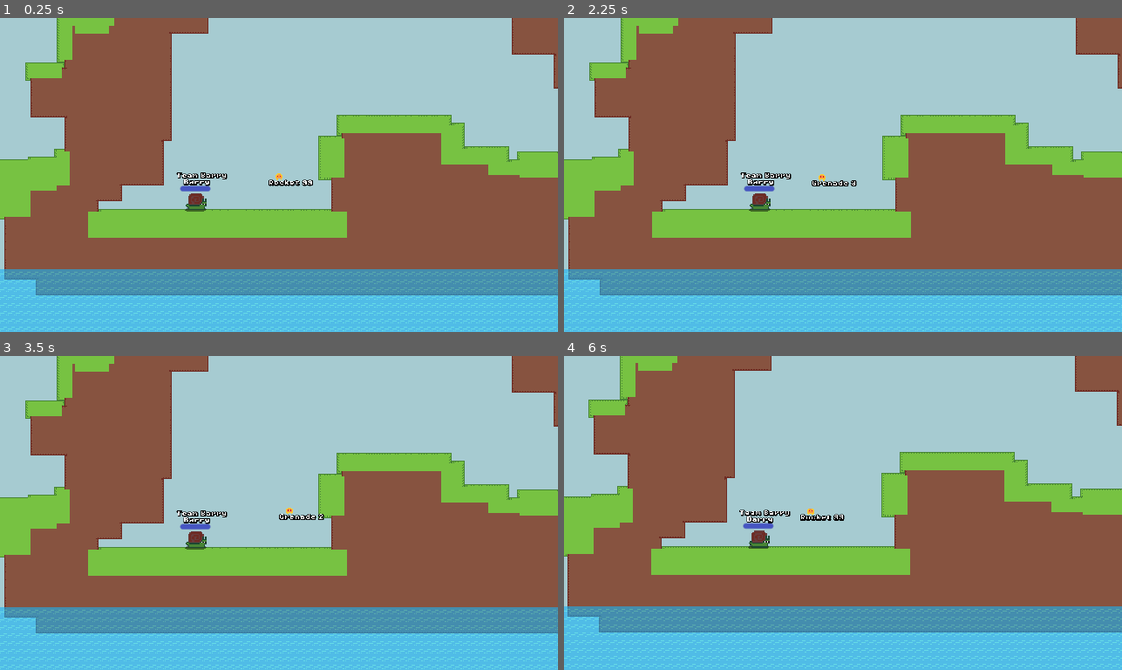
Above: before the commit, frames 1-4 (two rows, left to right).
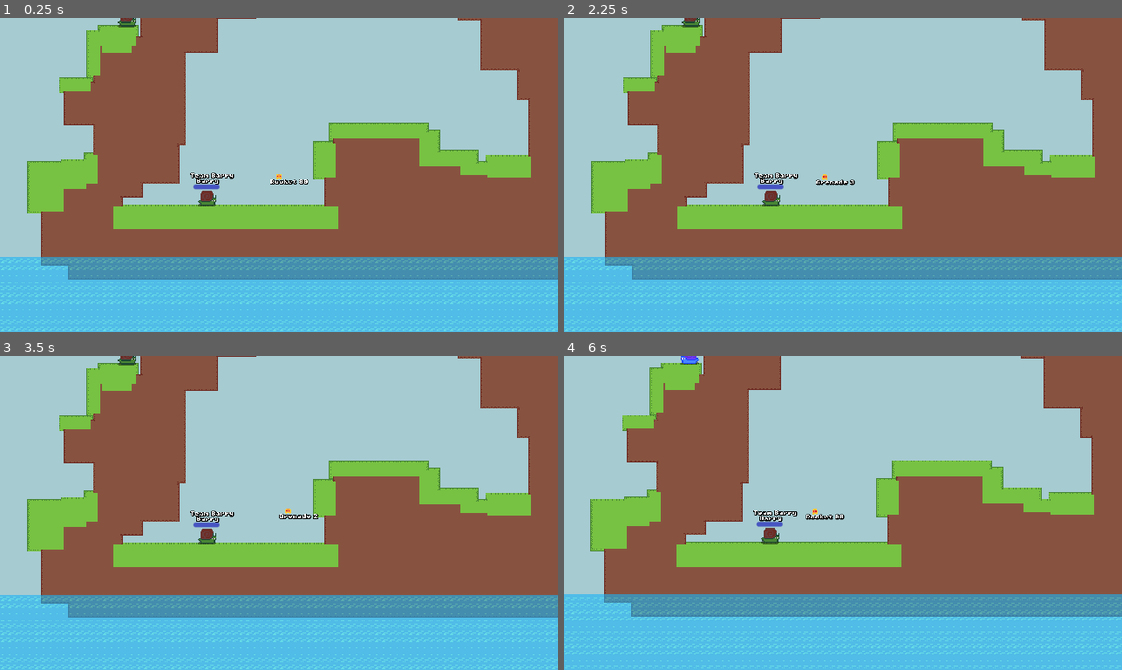
Above: after the commit, the same moments.

Repository: codingbanana21/Snail-Wars
Game: Godot game, scene res://scenes/game.tscn
Same seed, same stepped clock (60 frames per second), same inputs: the game is played once before the commit and once after it.
Inputs (mouse positions are in pixels of both pictures, inside the frame that each line leads up to):
- Up to frame 1 (0.25 s): no input
- Up to frame 2 (2.25 s): tap Enter (skip) at 0.5, 2 s; move the mouse to (870, 175) at 0.52 s; press the mouse at (870, 175) at 0.53 s; hold D (right) 0.53-2.03 s; tap W (jump) at 0.77, 1.52 s; tap Space at 1.25 s; move the mouse to (815, 175) at 1.27 s; release the mouse at (815, 175) at 1.28 s; tap Mouse wheel down (last_weapon) at 1.35 s; move the mouse to (854, 168) at 2.02 s; hold A (left) from 2.03 s (still down); tap Mouse wheel up (next_weapon) at 2.1 s
- Up to frame 3 (3.5 s): tap Space at 2.75 s; move the mouse to (273, 519) at 2.77 s; release A (left) at 2.78 s; hold D (right) from 2.78 s (still down); click (273, 519) at 2.85 s; tap W (jump) at 3.02 s
- Up to frame 4 (6 s): tap Enter (skip) at 3.5 s; move the mouse to (887, 516) at 3.52 s; tap Mouse wheel down (last_weapon) at 3.6, 5.85 s; tap W (jump) at 3.77, 4.52 s; tap Space at 4.25 s; move the mouse to (798, 509) at 4.27 s; release D (right) at 4.28 s; hold A (left) 4.28-5.03 s; tap Mouse wheel up (next_weapon) at 4.35 s; move the mouse to (848, 513) at 5.02 s; press the mouse at (848, 513) at 5.03 s; hold D (right) 5.03-5.78 s; move the mouse to (820, 506) at 5.77 s; release the mouse at (820, 506) at 5.78 s; hold A (left) from 5.78 s (still down)

The runs differ from the first frame. In frame 1, 30% of the frame differs, in the area x 0-100%, y 0-100%; in frame 2, 30%; in frame 3, 30%; in frame 4, 31%.

Commit message:
Change explosions

Diff:
--- a/project.godot
+++ b/project.godot
@@ -11,7 +11,7 @@
 [application]
 
 config/name="Snail Wars"
-config/tags=PackedStringArray("2d")
+config/tags=PackedStringArray("2d", "multplayer")
 run/main_scene="uid://dbu738lf8tcco"
 config/features=PackedStringArray("4.7", "Forward Plus")
 config/icon="res://icon.svg"
@@ -29,6 +29,10 @@
 window/stretch/mode="canvas_items"
 window/stretch/aspect="expand"
 window/stretch/scale_mode="integer"
+
+[global_group]
+
+Player=""
 
 [input]
 
--- /dev/null
+++ b/projectiles/destroyer_of_games.tscn
@@ -0,0 +1,15 @@
+[gd_scene format=3 uid="uid://bgoaxq3xrhblj"]
+
+[ext_resource type="PackedScene" uid="uid://cubfm8w8o5obj" path="res://projectiles/projectile.tscn" id="1_cudxu"]
+
+[node name="DestroyerOfGames" unique_id=791496552 instance=ExtResource("1_cudxu")]
+speed = 0.0
+projectile_gravity = 1000
+damage = 100.0
+knockback = 2500
+explosion_time = 10.0
+explosion_size = 30
+explosion_accuracy = 36.0
+projectile_hp = 5
+bounce = true
+spawn_at_mouse = true
--- a/projectiles/projectile.tscn
+++ b/projectiles/projectile.tscn
@@ -5,9 +5,6 @@
 
 [sub_resource type="RectangleShape2D" id="RectangleShape2D_7nr1q"]
 size = Vector2(15, 9)
-
-[sub_resource type="CircleShape2D" id="CircleShape2D_y514s"]
-radius = 5.0
 
 [node name="Projectile" type="CharacterBody2D" unique_id=791496552]
 collision_layer = 0
@@ -24,12 +21,6 @@
 [node name="CollisionShape2D" type="CollisionShape2D" parent="DetectBox" unique_id=1905896826]
 shape = SubResource("RectangleShape2D_7nr1q")
 
-[node name="HurtBox" type="Area2D" parent="." unique_id=410086607]
-
-[node name="CollisionShape2D" type="CollisionShape2D" parent="HurtBox" unique_id=1738411112]
-shape = SubResource("CircleShape2D_y514s")
-debug_color = Color(0.99692196, 0, 0.18626031, 0.41960785)
-
 [node name="ExplosionTimer" type="Timer" parent="." unique_id=1551289240]
 one_shot = true
 
--- a/scenes/mouse.tscn
+++ b/scenes/mouse.tscn
@@ -24,7 +24,7 @@
 one_shot = true
 
 [node name="Camera2D" type="Camera2D" parent="." unique_id=1976517052]
-zoom = Vector2(0.75, 0.75)
+zoom = Vector2(0.65, 0.65)
 position_smoothing_enabled = true
 position_smoothing_speed = 8.0
 drag_horizontal_enabled = true
--- a/scenes/player.tscn
+++ b/scenes/player.tscn
@@ -11,7 +11,7 @@
 [sub_resource type="RectangleShape2D" id="RectangleShape2D_lmkbq"]
 size = Vector2(12, 15)
 
-[node name="Player" type="CharacterBody2D" unique_id=1048355818]
+[node name="Player" type="CharacterBody2D" unique_id=1048355818 groups=["Player"]]
 scale = Vector2(2, 2)
 collision_layer = 3
 collision_mask = 3
--- a/scripts/player.gd
+++ b/scripts/player.gd
@@ -18,12 +18,12 @@
 const PLAYER_GRAVITY: float = 32.0
 
 var projectile_speed: float = 0.0
-var max_hp: int = 100
-var hp: int = max_hp
+var max_hp: float = 100.0
+var hp: float = max_hp
 var weapon: int = 0
 var dead: bool = false
 var dir: float
-var weapons_left: Array = [99,3,2,2,1,1,3]
+var weapons_left: Array[int] = [99,3,2,2,1,1,3]
 
 
 func _ready() -> void:
@@ -133,11 +133,11 @@
 	next_player_timer.start()
 
 
-func damage(damge: int):
+func damage(damge: float):
 	hp -= damge
 
 	var hit_damge: Label = load("res://scenes/hit_damage.tscn").instantiate()
-	hit_damge.text = str(damge)
+	hit_damge.text = str(int(damge))
 	add_child(hit_damge)
 
 
@@ -150,7 +150,7 @@
 		# Shake the screen
 		Mouse.shake()
 
-		var fall_damage = int((velocity.y - 600) / 25.0)
+		var fall_damage = (velocity.y - 600) / 25.0
 		damage(fall_damage)
 
 		if Globals.player_turn == player_number:
--- a/scripts/projectile.gd
+++ b/scripts/projectile.gd
@@ -2,12 +2,11 @@
 extends CharacterBody2D
 
 @onready var detect_box: Area2D = $DetectBox
-@onready var hurt_box: Area2D = $HurtBox
 @onready var explosion_timer: Timer = $ExplosionTimer
 
 @export var speed: float = 70.0
 @export var projectile_gravity: int = 600
-@export var damage: int = 50
+@export var damage: float = 50
 @export var knockback: int = 1000
 @export var explosion_time: float = 3.0
 @export var explosion_size: int = 16
@@ -19,7 +18,6 @@
 
 func _ready() -> void:
 	explosion_timer.start(explosion_time)
-	hurt_box.scale *= explosion_size
 
 	if spawn_at_mouse:
 		global_position.x = Mouse.global_position.x
@@ -60,9 +58,12 @@
 			get_parent().remove_tile(tile_position + Vector2(sin(number / explosion_accuracy) * size, cos(number / explosion_accuracy) * size))
 
 	# hit players
-	for body: Node2D in hurt_box.get_overlapping_bodies():
-		if body is Player:
-			var hit_power: float = clampf(1.0 / global_position.distance_squared_to(body.global_position) * 1000.0, 0.01, 1.0)
+	for body: Player in get_tree().get_nodes_in_group("Player"):
+		var dis_to: float = global_position.distance_to(body.global_position)
+
+		if dis_to < (4.0 * explosion_size):
+			var hit_power: float = clampf(16.0 / dis_to, 0.01, 1.0)
+
 			if big_explode:
 				body.damage(hit_power * damage)
 				body.velocity = -transform.x * hit_power * knockback
